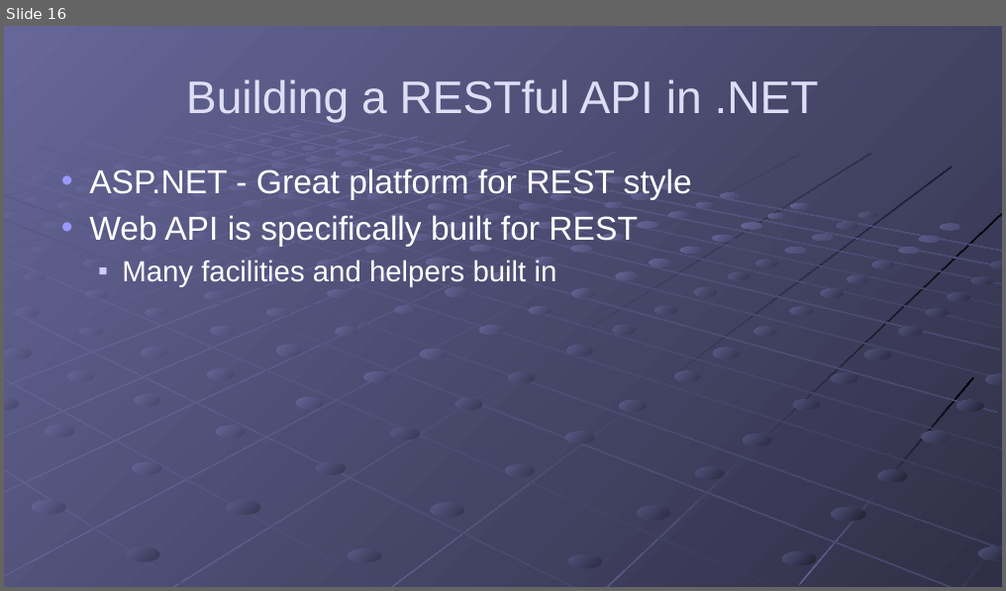
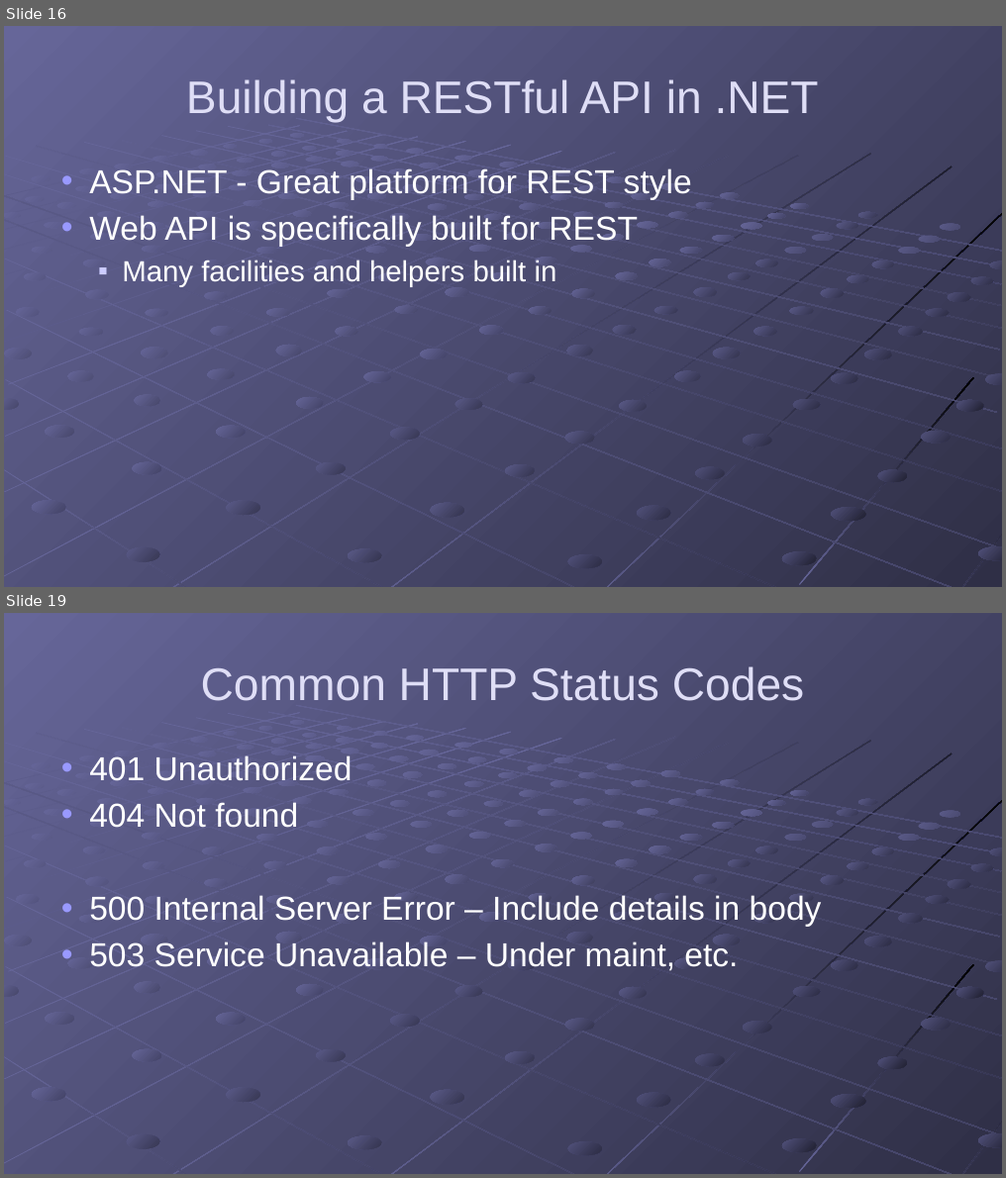
Before and after one commit to gregsohl/RESTFul_API_Presentation, a slide deck: Presentation/RESTful APIs.pptx. Shown one above the other, each under a label of ours: slide 16 before the commit, slides 16 and 19 after it; the slides between them are not shown. The pictures are 1006x591 and 1006x1178 pixels, drawn with LibreOffice and Linux fonts; fonts in the diff are those of the drawing. Boxes give left, top, right and bottom in pixels: in the first picture for what was removed or moved away, otherwise in the second. Text is boxed around its words. In the diff, an @@ line names an element or a change of style, - is before the commit and + after.

Commit message:
Added info on HTTP error codes to presentation

```diff
--- a/Presentation/RESTful APIs.pptx
+++ b/Presentation/RESTful APIs.pptx
@@ slide 19 added at <box>4,613,1002,1174</box>, background gradient #666699 to #49496D; not listed: 215 template elements that a slide beside it also shows @@
@@ title added at <box>201,666,804,701</box>, 44 pt, text #DFDEF6 @@
+Common HTTP Status Codes
@@ text added at <box>89,756,822,971</box>, 32 pt, text #FFFFFF @@
+• 401 Unauthorized
+• 404 Not found
+• 500 Internal Server Error – Include details in body
+• 503 Service Unavailable – Under maint, etc.
```
Also in this commit, not shown: 2 other slides added.
